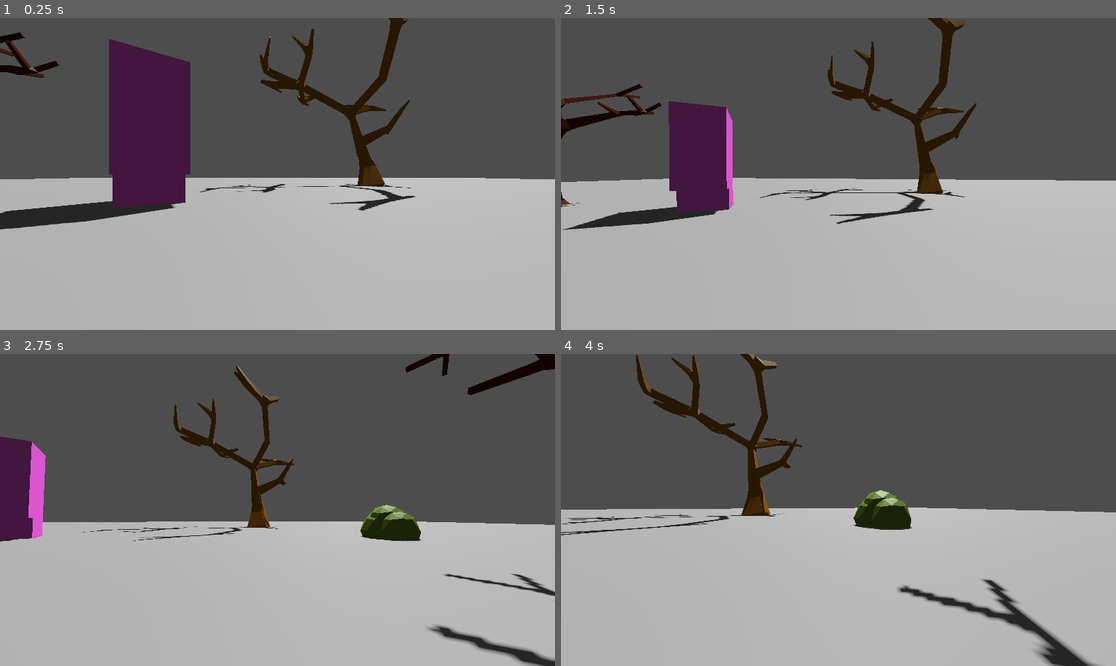
Above: before the commit, frames 1-4 (two rows, left to right).
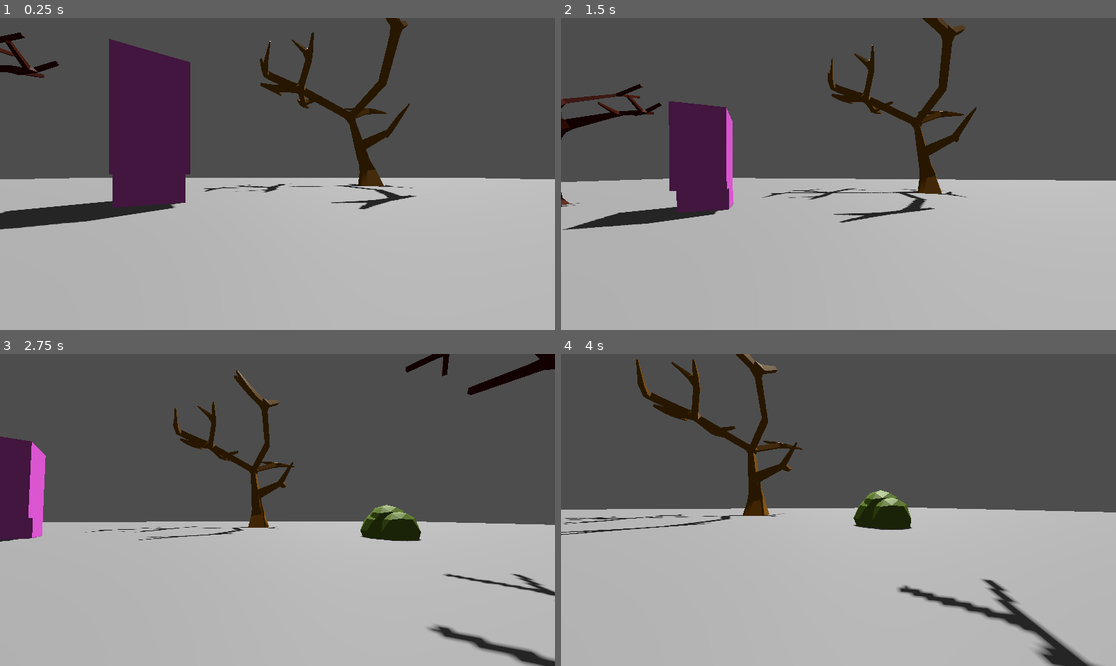
Above: after the commit, the same moments.

Repository: thedevbones/project-hillbilly
Game: Godot game, scene res://world.tscn
The game is run twice, just before and just after one commit, with the same random seed, the same clock (stepped at 60 frames per second) and the same inputs.
Inputs (mouse positions are in pixels of both pictures, inside the frame that each line leads up to):
- Up to frame 1 (0.25 s): no input
- Up to frame 2 (1.5 s): tap Enter at 0.5 s; move the mouse to (866, 174) at 0.52 s; hold D (walk_right) 0.53-1.28 s; tap W (walk_foward) at 0.6, 1.35 s; tap Space (jump) at 0.77 s; move the mouse to (810, 174) at 1.27 s; hold S (walk_back) from 1.28 s (still down)
- Up to frame 3 (2.75 s): tap Space (jump) at 1.52 s; move the mouse to (288, 503) at 2.02 s; release S (walk_back) at 2.03 s; hold D (walk_right) from 2.03 s (still down); tap W (walk_foward) at 2.1 s
- Up to frame 4 (4 s): move the mouse to (832, 516) at 2.77 s; tap W (walk_foward) at 2.85, 3.6 s; tap Space (jump) at 3.02, 3.77 s; move the mouse to (877, 513) at 3.52 s; release D (walk_right) at 3.53 s; hold A (walk_left) from 3.53 s (still down)

The runs differ from the first frame. In frame 1, 1.4% of the frame differs, in the area x 35-76%, y 0-62%; in frame 2, 1.6%; in frame 3, 1.1%; in frame 4, 1.6%, in the area x 0-44%, y 0-59%.

Commit message:
Moved tree

Diff:
--- a/world.tscn
+++ b/world.tscn
@@ -51,7 +51,7 @@
 transform = Transform3D(0.29334, 0, 0.956008, 0, 1, 0, -0.956008, 0, 0.29334, -13.142, 4.76837e-07, -6.21214)
 
 [node name="tree04" parent="." instance=ExtResource("3_2k5bm")]
-transform = Transform3D(0.357025, 0.0295165, -0.933628, 0.304382, 0.94127, 0.146156, 0.883111, -0.336361, 0.327073, 7.75259, -0.0862837, -17.2058)
+transform = Transform3D(0.357025, 0.0295165, -0.933628, 0.304382, 0.94127, 0.146156, 0.883111, -0.336361, 0.327073, 7.75259, -0.435477, -17.2058)
 
 [node name="bush01" parent="." instance=ExtResource("5_pfnyj")]
 transform = Transform3D(1, 0, 0, 0, 1, 0, 0, 0, 1, 14.0733, 4.76837e-07, -6.28642)
